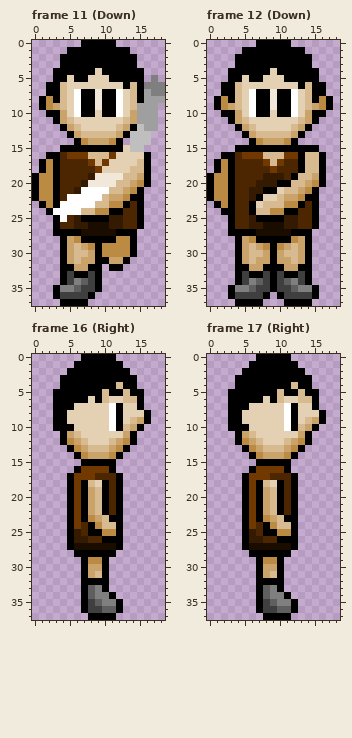
Pixel-art file -- client/assets/player2.ase. This is how it looked before the edit.
19x38 pixels, 24 frames. Shown: frame 11 (Down), frame 12 (Down), frame 16 (Right), frame 17 (Right). The commit also changed other frames, which this record leaves out.
Now the later version:
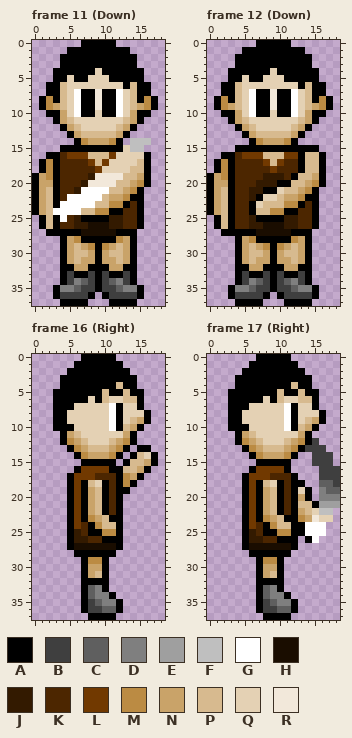
Palette (. is transparent): A #000000  B #3f3f3f  C #5f5f5f  D #7f7f7f  E #9f9f9f  F #bfbfbf  G #ffffff  H #1a0d00  J #331a00  K #4c2600  L #713900  M #bb8b43  N #c9a369  P #d7ba8f  Q #e4d1b4  R #f2e8da
The edit:
Changed rows in their new state; - is an unchanged pixel.
Frame 11 (Down), layers "Effect", "Arms", "Body":
first column x 14:
 5 ---.-
 6 --A..
 7 --A..
 8 --MA.
 9 -NMA-
10 -AA.-
11 -A..-
12 -...-
13 ...--
first column x 0:
19 -N--------------
20 -NN-------------
21 -NP-------------
22 -NP-------------
23 ANP-------------
24 ANP-------------
25 -AP-------------
26 -AP-------------
27 --A-------------
28 -------------N--
29 -----------NPN--
30 ----------NPPN--
31 ----------N-PNA-
32 ----------ANNAA-
33 ----------BAABA-
34 ----------BCDBA-
35 ----------BBCDDA
36 ----------ABBBBA
37 -----------AAAA-
Frame 12 (Down), layer "Arms":
first column x 0:
19 -N-
20 -NN
21 -NP
22 -NP
23 ANP
24 ANP
25 -AP
26 -AP
27 --A
Frame 16 (Right), layer "Arms":
first column x 12:
13 ---AA-
14 --APQA
15 -APPNA
16 APPNA-
17 -MNA--
18 -MA---
19 -A----
Frame 17 (Right), layers "Effect", "Arms":
first column x 13:
12 --B---
13 -BBB--
14 --BBB-
15 --BBB-
16 ---BBB
17 ---BBB
18 A--CCB
19 QA-DCC
20 NA-DDD
21 PPAEEE
22 NPQFF-
23 MNRQQ-
24 AGGG--
25 AGGG--
26 -AG---
Boxes around the changes in both pictures, in picture pixels (x1, y1, x2, y2):
changed: (130, 75, 165, 138)
changed: (32, 173, 53, 236)
changed: (102, 236, 144, 306)
changed: (207, 173, 228, 236)
added: (116, 445, 158, 494)
added: (298, 438, 340, 543)
